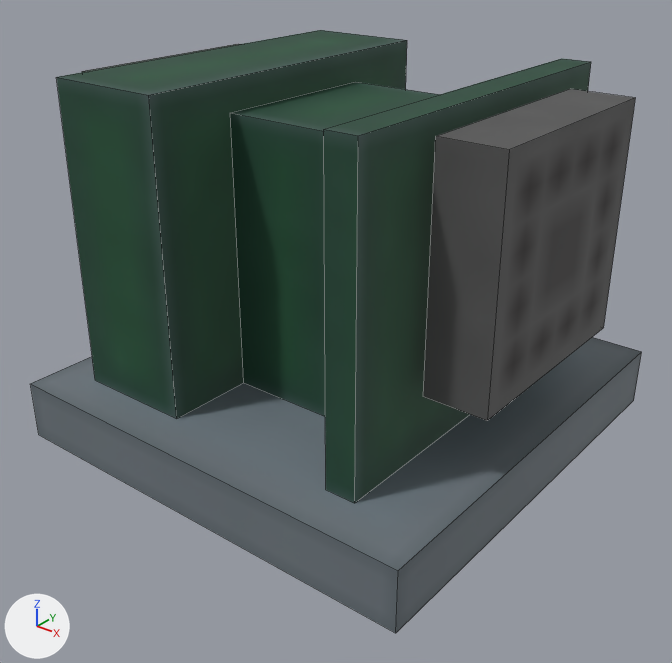
One commit to the OBJ model resources/assets/taam/models/block/pump.obj: the scene before it, then after it.
One viewpoint serves both versions: a 50 mm camera at (1.594, -1.901, 1.071) aimed at (0.519, -0.558, 0.238). The axes (+X, +Y, +Z) are drawn at lower left. The lights are the same throughout. Mesh edges are drawn as thin lines. Where no turn or scale is listed for an object, it has been applied to the vertices.

Objects in the first picture: 'Baseplate_pmdl', 'Pump_pumdl'.
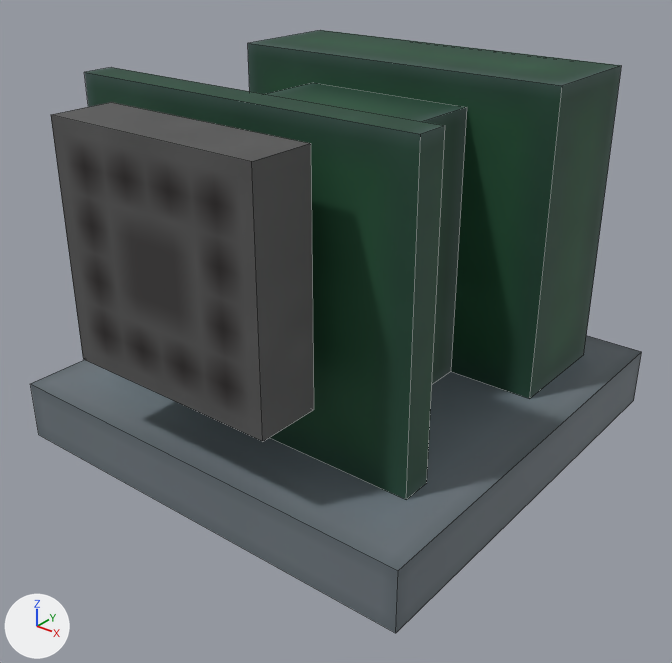
Commit message: Functional Pump

Changed parts and their boxes [x1, y1, x2, y2] in the pictures (672 x 663 px; the box of a moved part takes in the faces that stretch with it):
```json
{"object": "Pump_pumdl", "change": "reshaped", "before": [56, 30, 635, 503], "after": [51, 30, 622, 500]}
{"part": 1, "of": "me_pump_pumdl", "change": "moved or reshaped", "before": [423, 89, 635, 421], "after": [51, 102, 314, 441]}
{"part": 2, "of": "me_pump_pumdl", "change": "moved or reshaped", "before": [56, 30, 407, 419], "after": [248, 30, 622, 399]}
{"part": 3, "of": "me_pump_pumdl", "change": "moved or reshaped", "before": [230, 82, 439, 416], "after": [267, 83, 467, 384]}
{"part": 4, "of": "me_pump_pumdl", "change": "moved or reshaped", "before": [324, 58, 591, 503], "after": [84, 67, 445, 500]}
{"part": 5, "of": "me_pump_pumdl", "change": "moved or reshaped", "before": [82, 44, 239, 72], "on screen": "not visible afterwards"}
```

Edits to the scene script, one JSON object a line:
```json
{"block": "me_pump_pumdl", "where": "me_pump_pumdl.from_pydata(...)  # 48 vertices, 30 faces; spans x 0.0..0.969, y -0.875..-0.125, z 0.125..0.75"}
{"block": "me_pump_pumdl", "where": "# used by ob_pump_pumdl; location = (0.0, 0.0, 0.0)"}
{"block": "me_pump_pumdl", "change": "me_pump_pumdl part 1: the loose piece of 8 vertices spanning x 0.844..0.969, y -0.725..-0.275, z 0.275..0.725 is turned -90 degrees about the z axis through its middle, then moved by (-0.406, -0.437, 0.0)"}
{"block": "me_pump_pumdl", "change": "me_pump_pumdl part 2: the loose piece of 8 vertices spanning x 0.125..0.375, y -0.875..-0.125, z 0.125..0.75 is turned -90 degrees about the z axis through its middle, then moved by (0.25, 0.25, 0.0)"}
{"block": "me_pump_pumdl", "change": "me_pump_pumdl part 3: the loose piece of 8 vertices spanning x 0.375..0.625, y -0.688..-0.312, z 0.125..0.688 is turned -90 degrees about the z axis through its middle"}
{"block": "me_pump_pumdl", "change": "me_pump_pumdl part 4: the loose piece of 8 vertices spanning x 0.75..0.812, y -0.875..-0.125, z 0.125..0.75 is turned -90 degrees about the z axis through its middle, then moved by (-0.281, -0.281, 0.0)"}
{"block": "me_pump_pumdl", "change": "me_pump_pumdl part 5: the loose piece of 8 vertices spanning x 0.0..0.125, y -0.725..-0.275, z 0.275..0.725 is turned -90 degrees about the z axis through its middle, then moved by (0.438, 0.438, 0.0)"}
```
